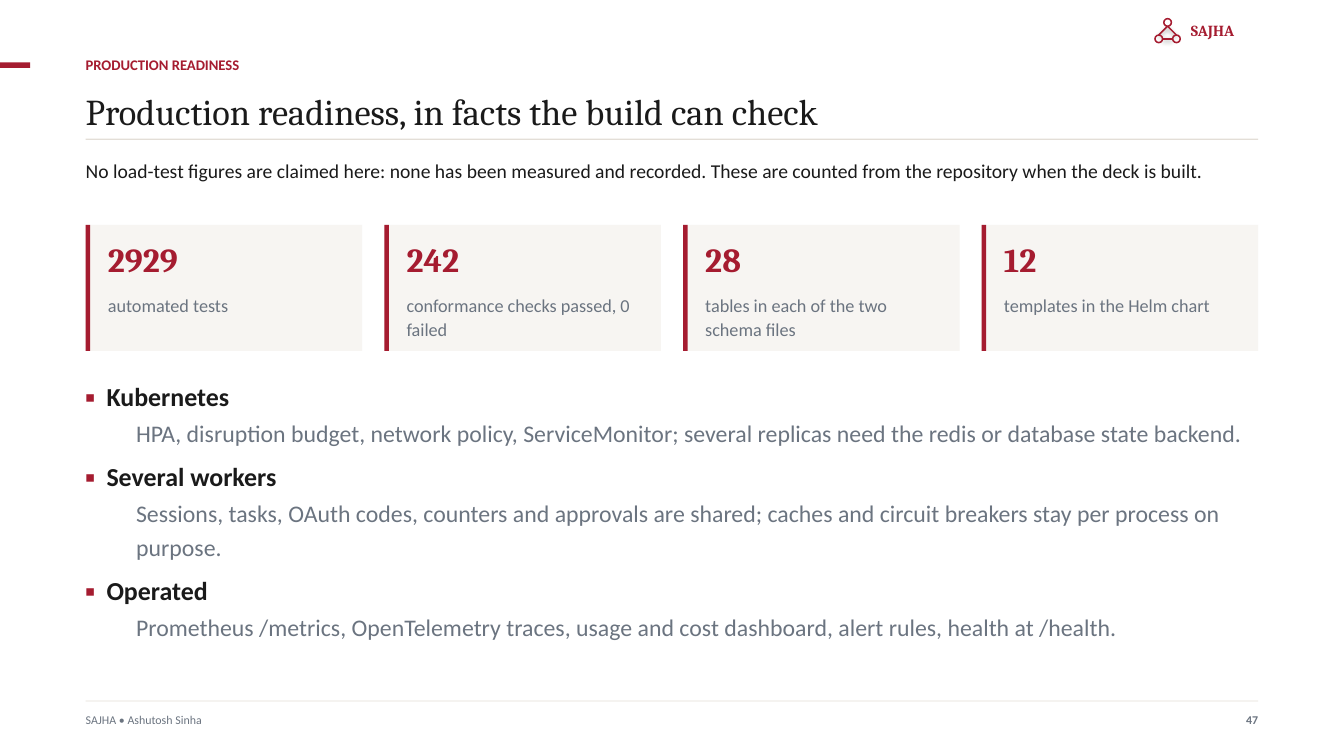
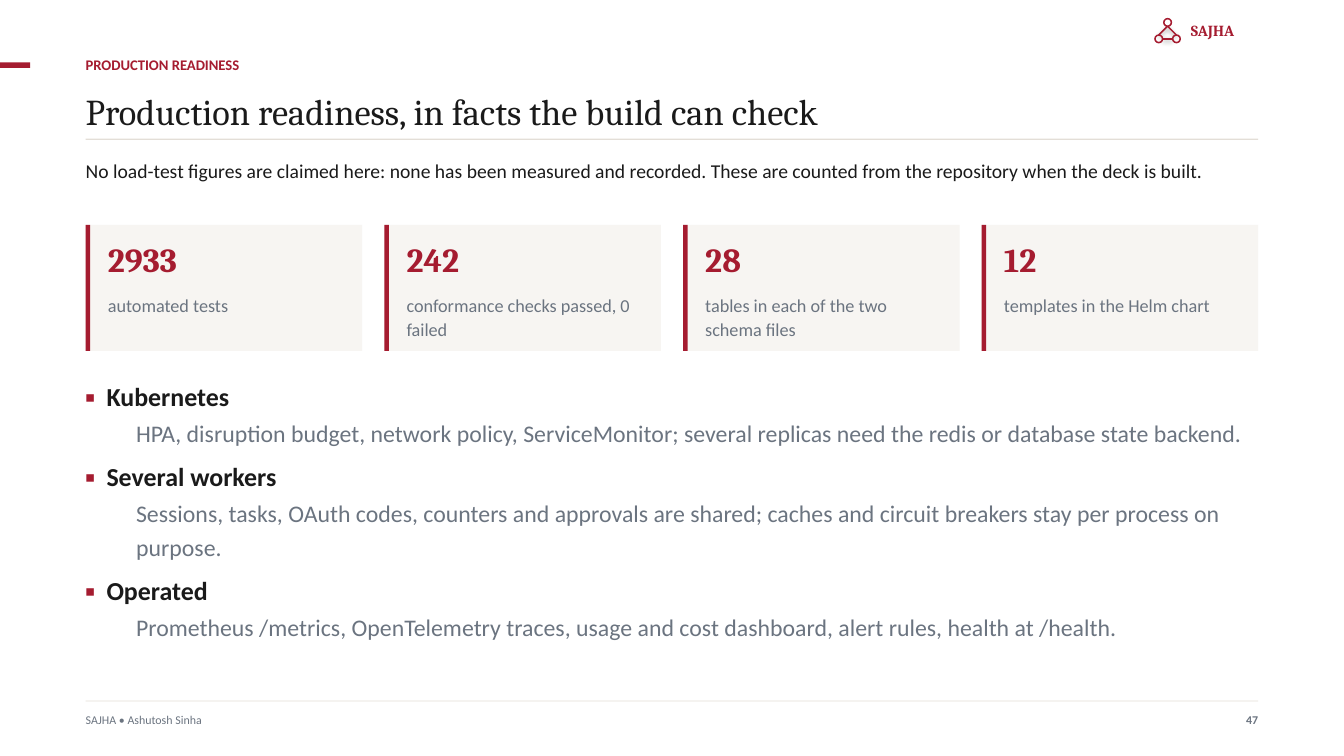
Before and after one commit to ajsinha/sajhamcpserver, a slide deck: slide 47 of docs/publications/SAJHA-MCP-Server.pptx. Drawn at 1344x756 pixels with LibreOffice and Linux fonts; fonts in the diff are those of the drawing. Boxes give left, top, right and bottom in pixels: in the first picture for what was removed or moved away, otherwise in the second. Text is boxed around its words. In the diff, an @@ line names an element or a change of style, - is before the commit and + after.

```diff
--- a/docs/publications/SAJHA-MCP-Server.pptx
+++ b/docs/publications/SAJHA-MCP-Server.pptx
@@ text at [108, 249, 177, 273]: text changed @@
-2929
+2933
```
Also in this commit, not shown: 3 other slides changed, 7 other files.
